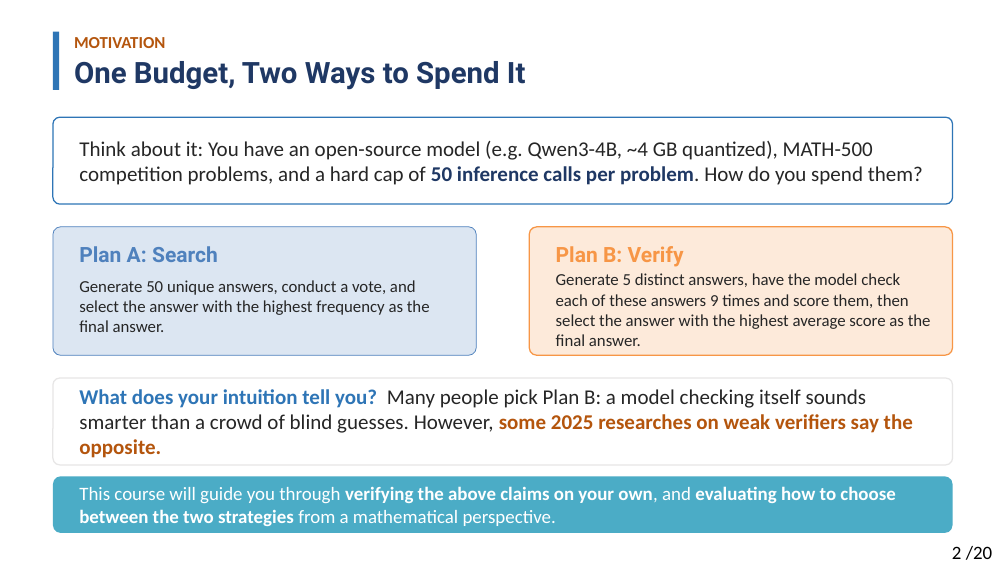
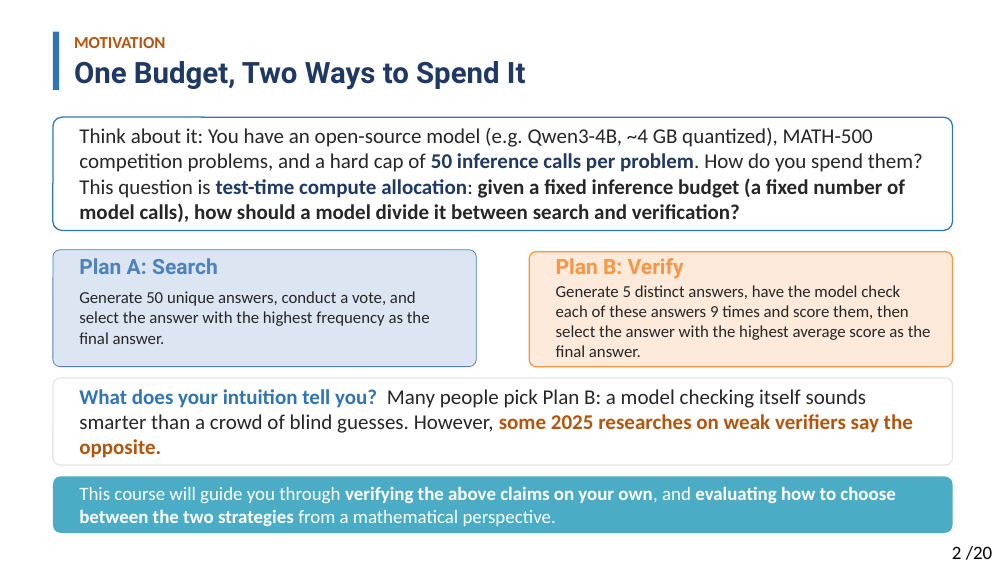
Before and after one commit to Solitus0726/search-vs-verify-course, a slide deck: slide 2 of slides/lecture_slides.pptx. Drawn at 1008x567 pixels with LibreOffice and Linux fonts; fonts in the diff are those of the drawing. Boxes give left, top, right and bottom in pixels: in the first picture for what was removed or moved away, otherwise in the second. Text is boxed around its words. In the diff, an @@ line names an element or a change of style, - is before the commit and + after.

Commit message:
Update slides: Slide 2 concept definition (test-time compute allocation, PDF-consistent wording) + PDF re-export

```diff
--- a/slides/lecture_slides.pptx
+++ b/slides/lecture_slides.pptx
@@ rounded rectangle: place and size @@
-rounded rectangle at (53,117,953,204)
+rounded rectangle at (53,117,953,231)
@@ text "Think about it: You have ...": place and size @@
-text "Think about it: You have ..." at (79,141,923,185)
+text "Think about it: You have ..." at (79,128,923,222)
@@ text at (79,178,905,222): paragraph added @@
+This question is test-time compute allocation: given a fixed inference budget (a fixed number of model calls), how should a model divide it between search and verification?
@@ rounded rectangle: place and size @@
-rounded rectangle at (53,227,476,355)
+rounded rectangle at (53,250,476,367)
@@ rounded rectangle: place and size @@
-rounded rectangle at (529,227,953,355)
+rounded rectangle at (529,252,953,367)
@@ 4 texts: place and size @@
-4 texts at (79,246,931,346)
+4 texts at (79,258,931,357)
```
Also in this commit, not shown: 1 other file.
